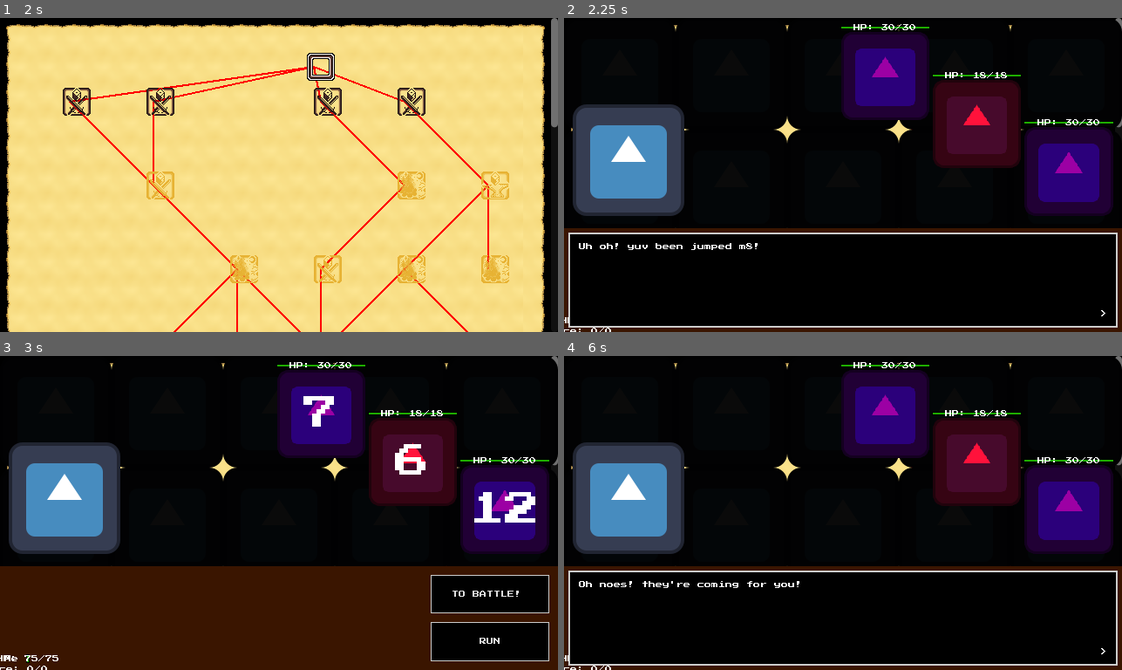
Above: before the commit, frames 1-4 (two rows, left to right).
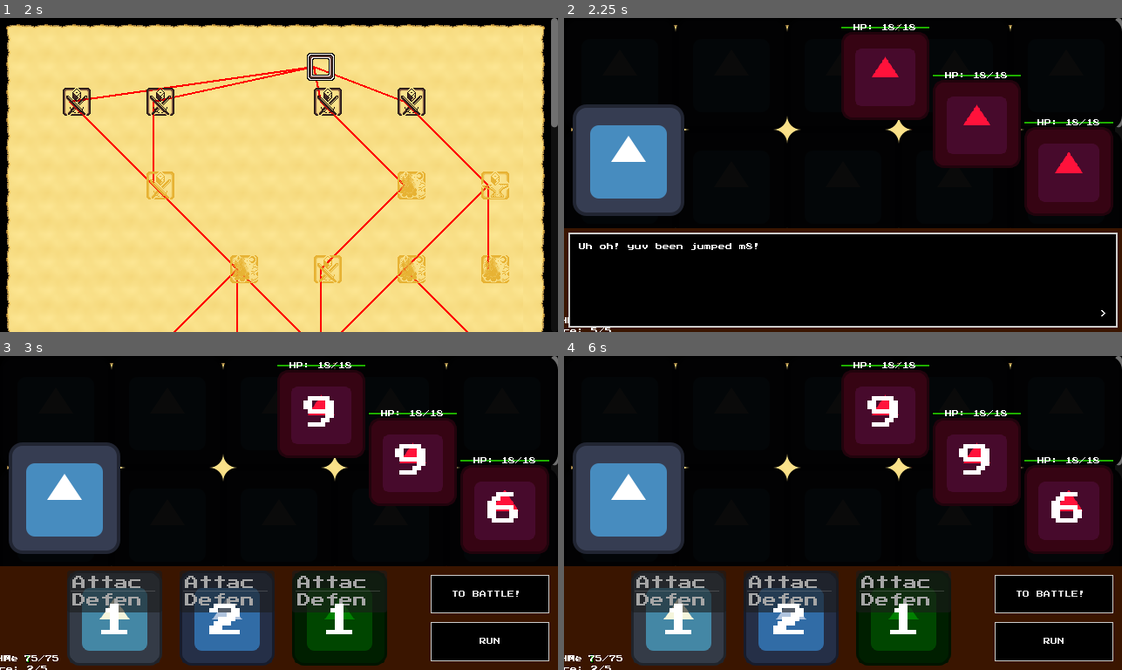
Above: after the commit, the same moments.

Repository: SadBonana/INTD450-Dice_Game
Game: Godot game, scene res://Menus/start_menu.tscn
Two runs of this game, one before a commit and one after it. Both use one fixed random seed, a clock stepped at 60 frames per second and the inputs below. The engine's default icon, where the game draws it, is replaced by a stand-in: a white triangle on a blue panel in a dark square.
Inputs (mouse positions are in pixels of both pictures, inside the frame that each line leads up to):
- Up to frame 1 (2 s): click "Start" at 0.5 s; click (323, 68) at 1.27 s
- Up to frame 2 (2.25 s): click (642, 102) at 2 s
- Up to frame 3 (3 s): click "RUN" at 2.75 s
- Up to frame 4 (6 s): click (725, 522) at 3.5 s; click "TO BATTLE!" at 4.25 s; click (725, 522) at 5 s; click (1055, 594) at 5.75 s, where only the run after the commit has a clickable "TO BATTLE!"

Frame 1 is identical in both runs. In frame 2, 7.9% of the frame differs, in the area x 4-98%, y 1-100%; in frame 3, 23%; in frame 4, 33%, in the area x 0-100%, y 1-100%.
Error before the commit: Invalid access to property or key 'dice' on a base object of type 'Nil'. (res://battle)

Commit message:
Theoretically fixed bugs.

Diff:
--- a/Menus/start_menu.gd
+++ b/Menus/start_menu.gd
@@ -17,8 +17,9 @@
 	# Change to map scene once done
 	#visible = false
 	#get_tree().change_scene_to_file(map_scene_path)
-	queue_free()
+	#queue_free()
 	#get_tree().unload_current_scene()
+	Helpers.to_map(self)
 
 
 func _on_controls_button_pressed():
--- a/battle stuff/battle.gd
+++ b/battle stuff/battle.gd
@@ -214,7 +214,8 @@
 	#get_tree().change_scene_to_file(map_path)
 	# This might be a HACK ... but necessary given that the map is an autoload...
 	# idk what bugs this could cause down the line, if any. it could actually be fine.
-	get_tree().unload_current_scene()
+	#get_tree().unload_current_scene()
+	Helpers.to_map(self)
 
 
 func _on_ready_pressed():
--- a/battle stuff/battle.tscn
+++ b/battle stuff/battle.tscn
@@ -35,9 +35,9 @@
 grow_horizontal = 2
 grow_vertical = 2
 script = ExtResource("1_5jfo4")
-drawn_die_path = "res://battle/drawn_die.tscn"
+drawn_die_path = "res://battle stuff/drawn_die.tscn"
 map_path = "res://map/map.tscn"
-loot_screen_path = "res://battle/battle_item_drop.tscn"
+loot_screen_path = "res://battle stuff/battle_item_drop.tscn"
 encounter_res = ExtResource("2_6ad1h")
 enemy1 = NodePath("VBoxContainer/MarginContainer/HBoxContainer/Battle Enemy")
 enemy2 = NodePath("VBoxContainer/MarginContainer/HBoxContainer/Battle Enemy2")
@@ -82,7 +82,6 @@
 size_flags_vertical = 8
 size_flags_stretch_ratio = 3.0
 texture = ExtResource("1_iltai")
-status_effect_scene_path = "res://battle/temp_status_effect_icon.tscn"
 
 [node name="Battle Enemy" parent="VBoxContainer/MarginContainer/HBoxContainer" instance=ExtResource("4_w871o")]
 layout_mode = 2
@@ -94,7 +93,6 @@
 focus_next = NodePath("../Battle Enemy2")
 focus_previous = NodePath("../Battle Enemy3")
 res = ExtResource("2_yokuy")
-status_effect_scene_path = "res://battle/temp_status_effect_icon.tscn"
 
 [node name="Battle Enemy2" parent="VBoxContainer/MarginContainer/HBoxContainer" instance=ExtResource("4_w871o")]
 layout_mode = 2
@@ -106,7 +104,6 @@
 focus_next = NodePath("../Battle Enemy3")
 focus_previous = NodePath("../Battle Enemy")
 res = ExtResource("2_yokuy")
-status_effect_scene_path = "res://battle/temp_status_effect_icon.tscn"
 
 [node name="Battle Enemy3" parent="VBoxContainer/MarginContainer/HBoxContainer" instance=ExtResource("4_w871o")]
 layout_mode = 2
@@ -118,7 +115,6 @@
 focus_next = NodePath("../Battle Enemy")
 focus_previous = NodePath("../Battle Enemy2")
 res = ExtResource("2_yokuy")
-status_effect_scene_path = "res://battle/temp_status_effect_icon.tscn"
 
 [node name="PlayerPanel" type="PanelContainer" parent="VBoxContainer"]
 layout_mode = 2
--- a/battle stuff/battle_actor.tscn
+++ b/battle stuff/battle_actor.tscn
@@ -40,6 +40,7 @@
 
 [node name="Battle Actor" type="VBoxContainer"]
 script = ExtResource("1_k0mx3")
+status_effect_scene_path = "res://battle stuff/temp_status_effect_icon.tscn"
 
 [node name="PanelContainer" type="PanelContainer" parent="."]
 unique_name_in_owner = true
--- a/battle stuff/battle_item_drop.gd
+++ b/battle stuff/battle_item_drop.gd
@@ -24,7 +24,8 @@
 
 	# Change to map once done
 	#get_tree().change_scene_to_file(map_path)
-	get_tree().unload_current_scene()
+	#get_tree().unload_current_scene()
+	Helpers.to_map(self)
 
 func _input(event):
 	if (Input.is_action_just_pressed("ui_accept") or Input.is_mouse_button_pressed(MOUSE_BUTTON_LEFT)) and $Textbox.visible:
--- a/battle stuff/temp_player_element_res.tres
+++ b/battle stuff/temp_player_element_res.tres
@@ -1,7 +1,7 @@
 [gd_resource type="Resource" script_class="PlayerDataInit" load_steps=7 format=3 uid="uid://bvcujelfg6iql"]
 
 [ext_resource type="Resource" uid="uid://dp2q4nnem8qg8" path="res://die_resources/basic_dice/d4_basic.tres" id="1_ddbta"]
-[ext_resource type="Script" path="res://battle/temp_player_data_init_res.gd" id="1_ieoqn"]
+[ext_resource type="Script" path="res://battle stuff/temp_player_data_init_res.gd" id="1_ieoqn"]
 [ext_resource type="Resource" uid="uid://bt7rnnfr007c1" path="res://die_resources/fire_dice/d3_fire.tres" id="2_pof6j"]
 [ext_resource type="Resource" uid="uid://dase6d6ehskv0" path="res://die_resources/lightning_dice/d3_lightning.tres" id="3_wr58w"]
 [ext_resource type="Resource" uid="uid://b1ggy2nkkrkxb" path="res://die_resources/poison_dice/d3_poison.tres" id="4_axwh2"]
--- a/campfire/campfire.tscn
+++ b/campfire/campfire.tscn
@@ -29,7 +29,9 @@
 
 	# Change the transfer scene to be the map scene once that gets made
 	#get_tree().change_scene_to_file(map_path)
-	get_tree().unload_current_scene()
+	#get_tree().unload_current_scene()
+	#queue_free()
+	Helpers.to_map(self)
 
 
 func _on_upgrade_die_button_pressed():
--- a/campfire/proficiency_upgrade.gd
+++ b/campfire/proficiency_upgrade.gd
@@ -35,7 +35,8 @@
 	await textbox_closed
 
 	#get_tree().change_scene_to_file(map_path)
-	get_tree().unload_current_scene()
+	#get_tree().unload_current_scene()
+	Helpers.to_map(self)
 
 	'''for die in PlayerData.dice_bag:
 		display_text(die.name)
--- a/encounter resources/early_game_encounters.tres
+++ b/encounter resources/early_game_encounters.tres
@@ -8,6 +8,7 @@
 [ext_resource type="Script" path="res://encounter resources/encounter_table.gd" id="6_l2lld"]
 
 [resource]
+resource_name = "early game encounters"
 script = ExtResource("6_l2lld")
 novice_encounters = Array[Resource("res://encounter resources/base_encounter.gd")]([ExtResource("5_l41lj"), ExtResource("1_17rko")])
 standard_encounters = Array[Resource("res://encounter resources/base_encounter.gd")]([ExtResource("5_l41lj"), ExtResource("1_17rko"), ExtResource("2_r50l0")])
--- a/encounter resources/late_game_encounters.tres
+++ b/encounter resources/late_game_encounters.tres
@@ -9,6 +9,7 @@
 [ext_resource type="Script" path="res://encounter resources/encounter_table.gd" id="6_po6ws"]
 
 [resource]
+resource_name = "late game encounters"
 script = ExtResource("6_po6ws")
 novice_encounters = Array[Resource("res://encounter resources/base_encounter.gd")]([ExtResource("3_qjfyi"), ExtResource("4_sjf46"), ExtResource("5_vkcwc")])
 standard_encounters = Array[Resource("res://encounter resources/base_encounter.gd")]([ExtResource("5_vkcwc"), ExtResource("2_vvpmy"), ExtResource("1_w10dq")])
--- a/encounter resources/mid_game_encounters.tres
+++ b/encounter resources/mid_game_encounters.tres
@@ -9,6 +9,7 @@
 [ext_resource type="Resource" uid="uid://4byr5vo3bivx" path="res://encounter resources/red_purple.tres" id="7_gi01f"]
 
 [resource]
+resource_name = " mid game encounters"
 script = ExtResource("6_3yvef")
 novice_encounters = Array[Resource("res://encounter resources/base_encounter.gd")]([ExtResource("3_oiopp"), ExtResource("4_insug"), ExtResource("5_y3h5f")])
 standard_encounters = Array[Resource("res://encounter resources/base_encounter.gd")]([ExtResource("4_insug"), ExtResource("7_gi01f"), ExtResource("1_vyuan")])
--- a/global scripts/helpers.gd
+++ b/global scripts/helpers.gd
@@ -14,3 +14,14 @@
 		return false
 	sig.disconnect(cal)
 	return true
+
+
+## HACK: Due to map being an autoload. Basically unnavoidable unless map stops
+## being an autoload. May have unexpected behavior.
+static func to_map(current_scene: Node):
+	#print("actual current: ", current_scene.get_tree().current_scene.name, " expected current: ", current_scene.name)
+	#if current_scene.get_tree().current_scene == current_scene:
+		#current_scene.get_tree().unload_current_scene()
+	#else:
+		#current_scene.queue_free()
+	current_scene.queue_free() # Free the current scene to reveal the map beneath it.
--- a/map/map.gd
+++ b/map/map.gd
@@ -3,9 +3,9 @@
 @export_file("*.tscn") var battle_path
 @export_file('*.tscn') var campfire_path
 
-# TODO: paths temporarily set to battle scene, set to proper scenes when they exist.
-@export_file('*.tscn') var treasure_path = battle_path
-@export_file('*.tscn') var workshop_path = battle_path
+# TODO: paths temporarily set to campfire scene, set to proper scenes when they exist.
+@export_file('*.tscn') var treasure_path
+@export_file('*.tscn') var workshop_path
 
 @export_group("Battle Encounters")
 # TODO: Add a boss encounter in the inspector, and probably more encounter progress stages
@@ -152,7 +152,9 @@
 	print("stage size: ", stage_size)
 	for i in range(encounter_tables.size()):
 		if node_depth < stage_size * (i+1):
+			print(encounter_tables[i].resource_name, " ------------------------------------------------------------------")
 			Battle.start(battle_path, encounter_tables[i], get_tree())
+			break
 
 
 # NOTE: The following 4 functions are connected by code, and not the inspector
--- a/map/map.tscn
+++ b/map/map.tscn
@@ -1,6 +1,7 @@
-[gd_scene load_steps=25 format=3 uid="uid://bx1wovv0p182j"]
+[gd_scene load_steps=26 format=3 uid="uid://bx1wovv0p182j"]
 
 [ext_resource type="Script" path="res://map/map.gd" id="1_vgmaq"]
+[ext_resource type="Resource" uid="uid://5w5aahmcd3bf" path="res://encounter resources/purple_purple_purple.tres" id="2_exwuv"]
 [ext_resource type="Texture2D" uid="uid://cln7a62mjsjny" path="res://assets/textures/map noise paper ninepatch.png" id="2_i66mx"]
 [ext_resource type="Resource" uid="uid://bh8sa74vyv8n7" path="res://encounter resources/mid_game_encounters.tres" id="3_bwhnb"]
 [ext_resource type="Resource" uid="uid://cx5f6ubsrjg7s" path="res://encounter resources/late_game_encounters.tres" id="4_g2avk"]
@@ -88,6 +89,9 @@
 script = ExtResource("1_vgmaq")
 battle_path = "res://battle stuff/battle.tscn"
 campfire_path = "res://campfire/campfire.tscn"
+treasure_path = "res://campfire/campfire.tscn"
+workshop_path = "res://campfire/campfire.tscn"
+boss_encounter = ExtResource("2_exwuv")
 encounter_tables = Array[Resource("res://encounter resources/encounter_table.gd")]([ExtResource("4_q58wh"), ExtResource("3_bwhnb"), ExtResource("4_g2avk")])
 camp_texture = SubResource("AtlasTexture_074dg")
 treasure_texture = SubResource("AtlasTexture_tuhf3")
Not shown: 2 places in map/map_old.tscn that only renumber resources
